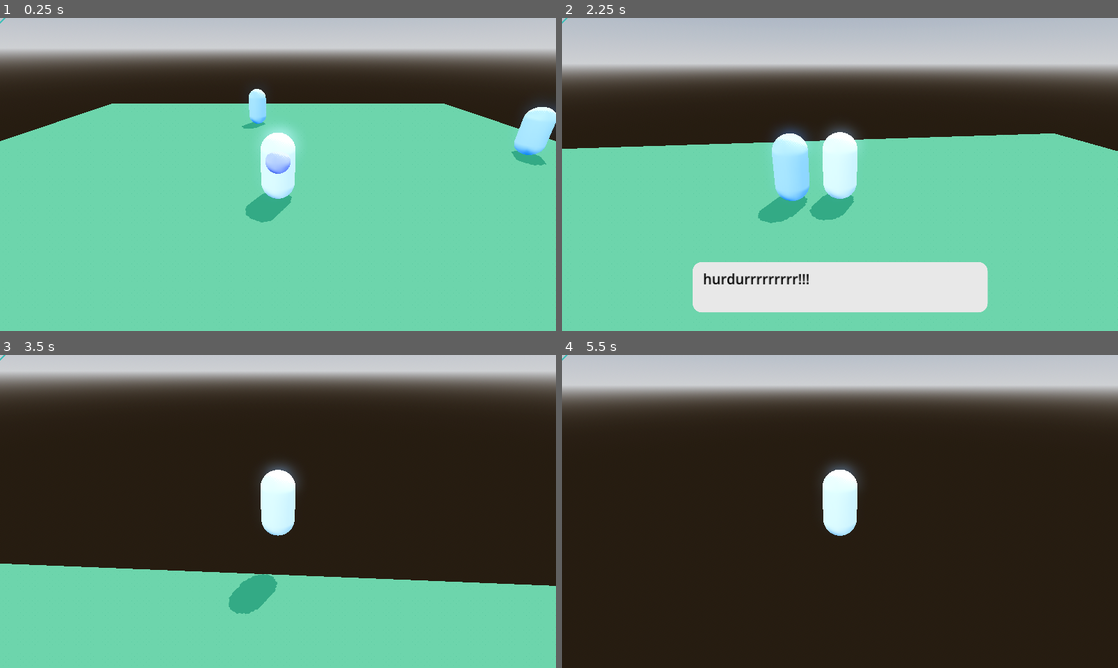
Above: before the commit, frames 1-4 (two rows, left to right).
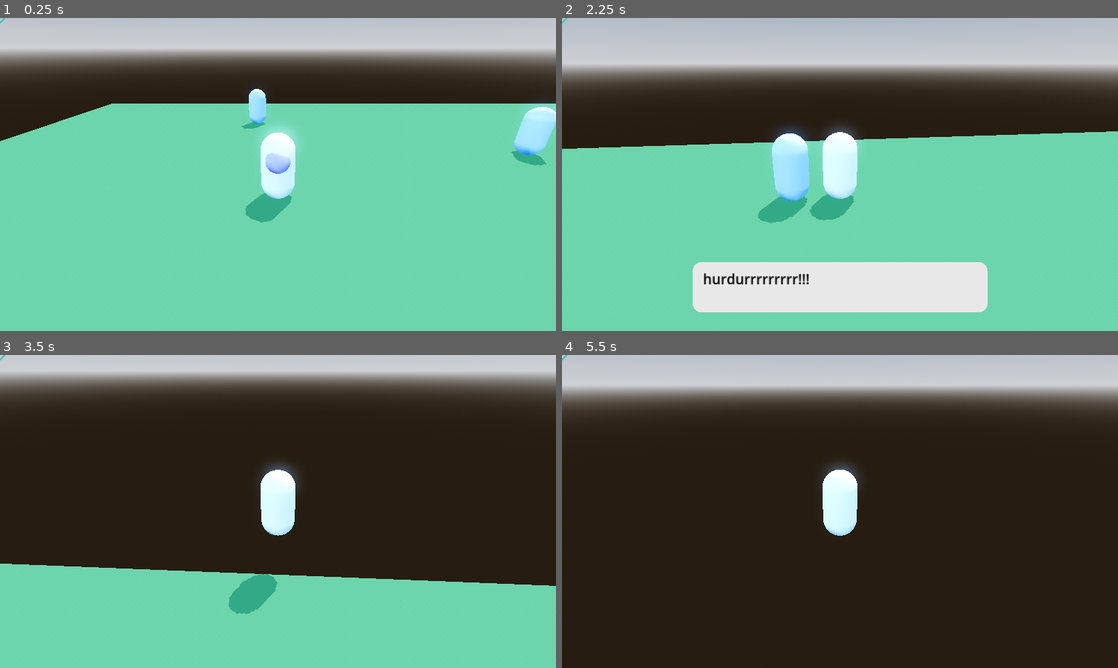
Above: after the commit, the same moments.

Repository: kyle-hessel/godot-narrative-prototype
Game: Godot game, scene res://scenes/main.tscn
The game is run twice, just before and just after one commit, with the same random seed, the same clock (stepped at 60 frames per second) and the same inputs. The engine's default icon, where the game draws it, is replaced by a stand-in: a white triangle on a blue panel in a dark square.
Inputs (mouse positions are in pixels of both pictures, inside the frame that each line leads up to):
- Up to frame 1 (0.25 s): no input
- Up to frame 2 (2.25 s): tap Enter at 0.5 s; move the mouse to (867, 174) at 0.52 s; hold 1 (combat_action1) 0.53-1.28 s; hold W (forward) from 0.53 s (still down); tap Space (jump) at 0.77, 1.52 s; move the mouse to (812, 174) at 1.27 s; tap 2 (combat_action2) at 1.35 s; move the mouse to (851, 168) at 2.02 s; hold 3 (combat_action3) from 2.03 s (still down)
- Up to frame 3 (3.5 s): keep holding W (forward); move the mouse to (272, 517) at 2.77 s; release 3 (combat_action3) at 2.78 s; tap 4 (combat_action4) at 2.85 s; tap Space (jump) at 3.02 s
- Up to frame 4 (5.5 s): keep holding W (forward); move the mouse to (878, 514) at 3.52 s; tap R (day_increment_test) at 3.6 s; tap Space (jump) at 3.77, 4.52, 5 s; move the mouse to (795, 508) at 4.27 s; click (795, 508) at 4.35 s; move the mouse to (845, 511) at 5.02 s; tap Shift (sprint) at 5.1 s

The runs differ from the first frame. In frame 1, 0.7% of the frame differs, in the area x 10-100%, y 27-40%; in frame 2, 0.4%; in frame 3, less than 0.1%; in frame 4, less than 0.1%.

Commit message:
Some more setup, but I'm starting to think that cutscenes may not need a manager at all and could just be their own self-isolated events for the most part. Alternatively, the manager could be more lightweight than the path I'm starting to head down.

Diff:
--- a/scenes/main.tscn
+++ b/scenes/main.tscn
@@ -6,6 +6,7 @@
 [ext_resource type="Shader" path="res://shaders/art_style/hq_outlines_pp.gdshader" id="3_cjaud"]
 [ext_resource type="PackedScene" uid="uid://6fyf2ih8xmud" path="res://scenes/NPC/npc_default.tscn" id="5_mxwrk"]
 [ext_resource type="Script" path="res://scripts/resources/dialogue/dialogue.gd" id="6_abhvg"]
+[ext_resource type="PackedScene" uid="uid://camgpbk1kmmg8" path="res://scenes/systems/cutscene.tscn" id="7_m1f43"]
 
 [sub_resource type="ProceduralSkyMaterial" id="ProceduralSkyMaterial_fwa2y"]
 sky_horizon_color = Color(0.64625, 0.65575, 0.67075, 1)
@@ -136,9 +137,9 @@
 shadow_enabled = true
 
 [node name="GroundTest" type="CSGBox3D" parent="."]
-transform = Transform3D(1, 0, 0, 0, 1, 0, 0, 0, 1, 0, -0.5, 0)
+transform = Transform3D(1, 0, 0, 0, 1, 0, 0, 0, 1, 6.78566, -0.5, 0)
 use_collision = true
-size = Vector3(27.2138, 1, 30.9952)
+size = Vector3(40.7851, 1, 30.9952)
 material = SubResource("ShaderMaterial_avkuh")
 
 [node name="Player" parent="." instance=ExtResource("1_tdgme")]
@@ -174,3 +175,7 @@
 npc_name = "Bingus"
 npc_stats = NodePath("../NPCDefault/NPCData/NPCStats")
 dialogue = SubResource("Resource_geav3")
+
+[node name="Cutscene" parent="." instance=ExtResource("7_m1f43")]
+transform = Transform3D(1, 0, 0, 0, 1, 0, 0, 0, 1, 18.1107, 7.15256e-07, 10.5188)
+cutscene_name = "Test"
--- a/scenes/systems/cutscene.tscn
+++ b/scenes/systems/cutscene.tscn
@@ -15,3 +15,5 @@
 
 [node name="CollisionShape3D" type="CollisionShape3D" parent="CutsceneArea"]
 shape = SubResource("SphereShape3D_307n8")
+
+[connection signal="body_entered" from="CutsceneArea" to="." method="_on_cutscene_area_body_entered"]
--- a/scripts/managers/events_manager.gd
+++ b/scripts/managers/events_manager.gd
@@ -5,11 +5,11 @@
 @export var events: Array[Event]
 @export var cutscenes: Array[Cutscene]
 
-func add_event(event: Event) -> void:
+func register_event(event: Event) -> void:
 	pass
 
-func add_cutscene(cutscene: Cutscene) -> void:
-	pass
+func register_cutscene(cutscene: Cutscene) -> void:
+	cutscenes.append(cutscene)
 
 func trigger_events() -> void:
 	pass
@@ -17,5 +17,8 @@
 func trigger_event(event: Event) -> void:
 	pass
 
-func trigger_cutscene() -> void:
+func trigger_cutscenes() -> void:
 	pass
+
+func trigger_cutscene(cutscene: Cutscene) -> void:
+	pass
--- a/scripts/managers/game_manager.gd
+++ b/scripts/managers/game_manager.gd
@@ -4,6 +4,7 @@
 
 @onready var calendar_manager: CalendarManager = $CalendarManager
 @onready var ui_manager: UIManager = $UIManager
+@onready var events_manager: EventsManager = $EventsManager
 
 func _ready():
 	pass
--- a/scripts/systems/cutscene.gd
+++ b/scripts/systems/cutscene.gd
@@ -1,6 +1,8 @@
 extends Node3D
 
 class_name Cutscene
+
+@export var cutscene_name: String
 
 @export var cameras: Dictionary = {}
 @export var events: Array[Event]
@@ -9,5 +11,11 @@
 # the save system will then determine on boot which cutscenes should be monitoring for a cutscene trigger.
 signal finished
 
+func _ready() -> void:
+	GameManager.events_manager.register_cutscene(self)
+
 func switch_camera(cam_name: String) -> void:
 	pass
+
+func _on_cutscene_area_body_entered(body):
+	pass # Replace with function body.
Not shown: 1 places in scenes/main.tscn that only renumber resources
